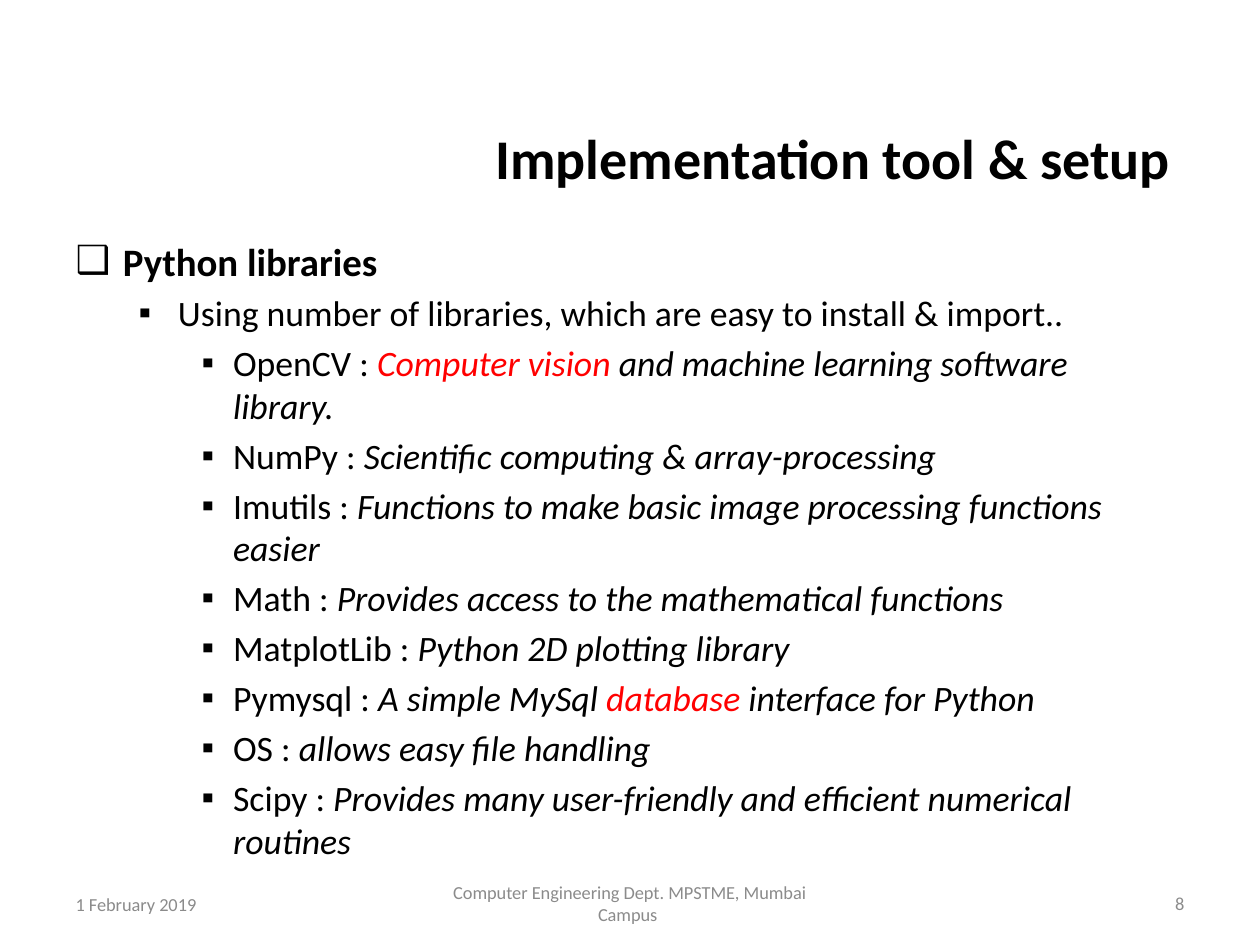
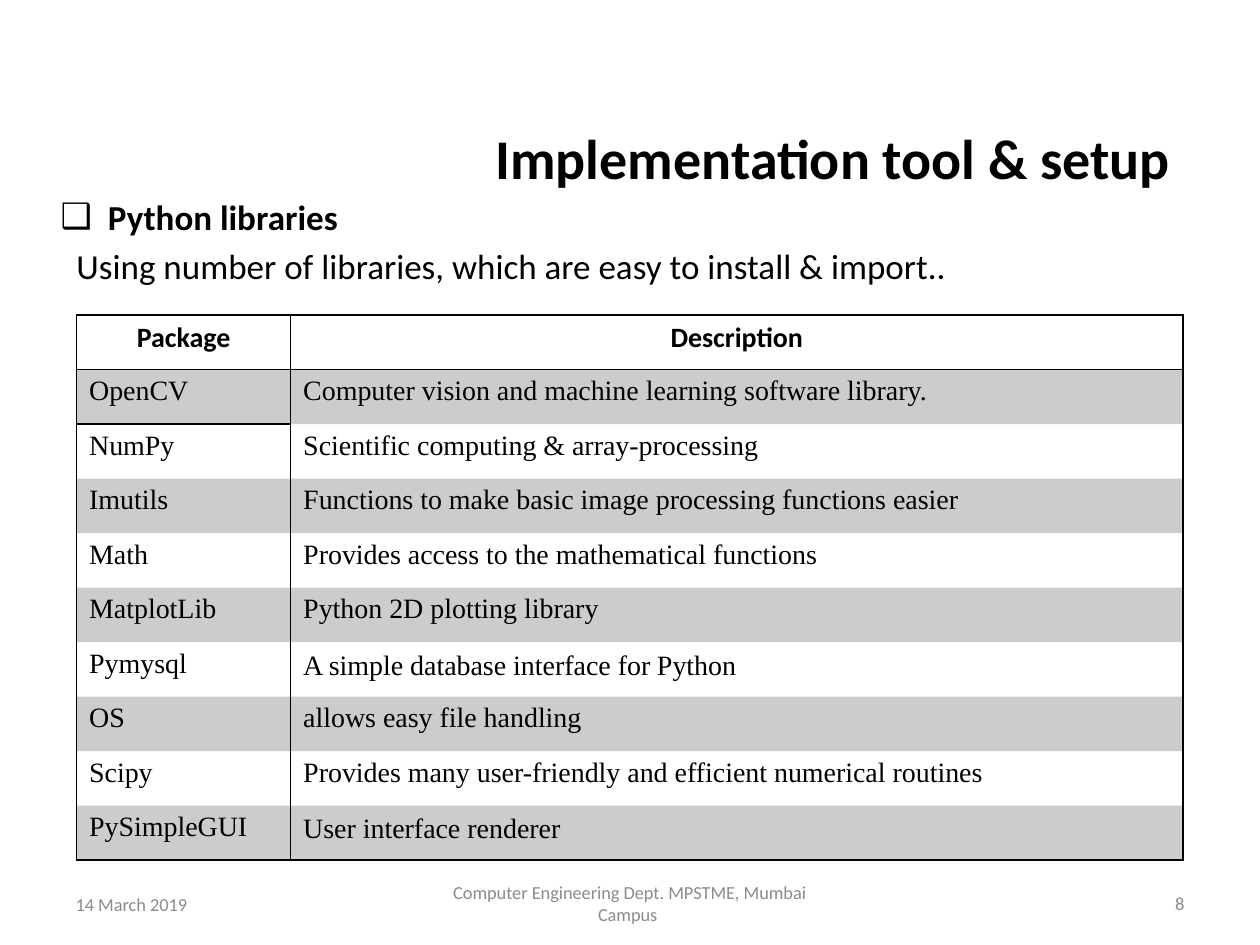
Before and after one commit to TeeeJaey/SignatureVerifier, a slide deck: slide 8 of PPT/B002_ProjectPPT.pptx. Drawn at 1260x945 pixels with LibreOffice and Linux fonts; fonts in the diff are those of the drawing; background and template pictures are left out. Boxes give left, top, right and bottom in pixels: in the first picture for what was removed or moved away, otherwise in the second. Text is boxed around its words. In the diff, an @@ line names an element or a change of style, - is before the commit and + after.

```diff
--- a/PPT/B002_ProjectPPT.pptx
+++ b/PPT/B002_ProjectPPT.pptx
@@ text "Python libraries": place and size @@
-text "Python libraries" at (123,248,1102,817)
+text "Python libraries" at (76,205,945,285)
@@ text "Python libraries" at (76,205,945,285): size 22.2 to 20 pt in "Python libraries"; size 20.4 to 20 pt in "Using number of libraries, which are easy ..."; bullet ▪ to none; list level 2 to 1 in "Using number of libraries, which ..." @@
@@ table added at (77,315,1183,861), 10 rows, 2 columns @@
+Package | Description
+OpenCV | Computer vision and machine learning software library.
+NumPy | Scientific computing & array-processing
+Imutils | Functions to make basic image processing functions easier
+Math | Provides access to the mathematical functions
+MatplotLib | Python 2D plotting library
+Pymysql | A simple database interface for Python
+OS | allows easy file handling
+Scipy | Provides many user-friendly and efficient numerical routines
+PySimpleGUI | User interface renderer
@@ text at (233,351,1102,817): paragraphs removed @@
-    ▪ OpenCV : Computer vision and machine learning software library.
-    ▪ NumPy : Scientific computing & array-processing
-    ▪ Imutils : Functions to make basic image processing functions easier
-    ▪ Math : Provides access to the mathematical functions
-    ▪ MatplotLib : Python 2D plotting library
-    ▪ Pymysql : A simple MySql database interface for Python
-    ▪ OS : allows easy file handling
-    ▪ Scipy : Provides many user-friendly and efficient numerical routines
@@ text at (76,898,187,911): text changed @@
-1 February 2019
+14 March 2019
```
Also in this commit, not shown: 23 other slides changed, 2 slides added, 1 slide removed, 6 other files.
